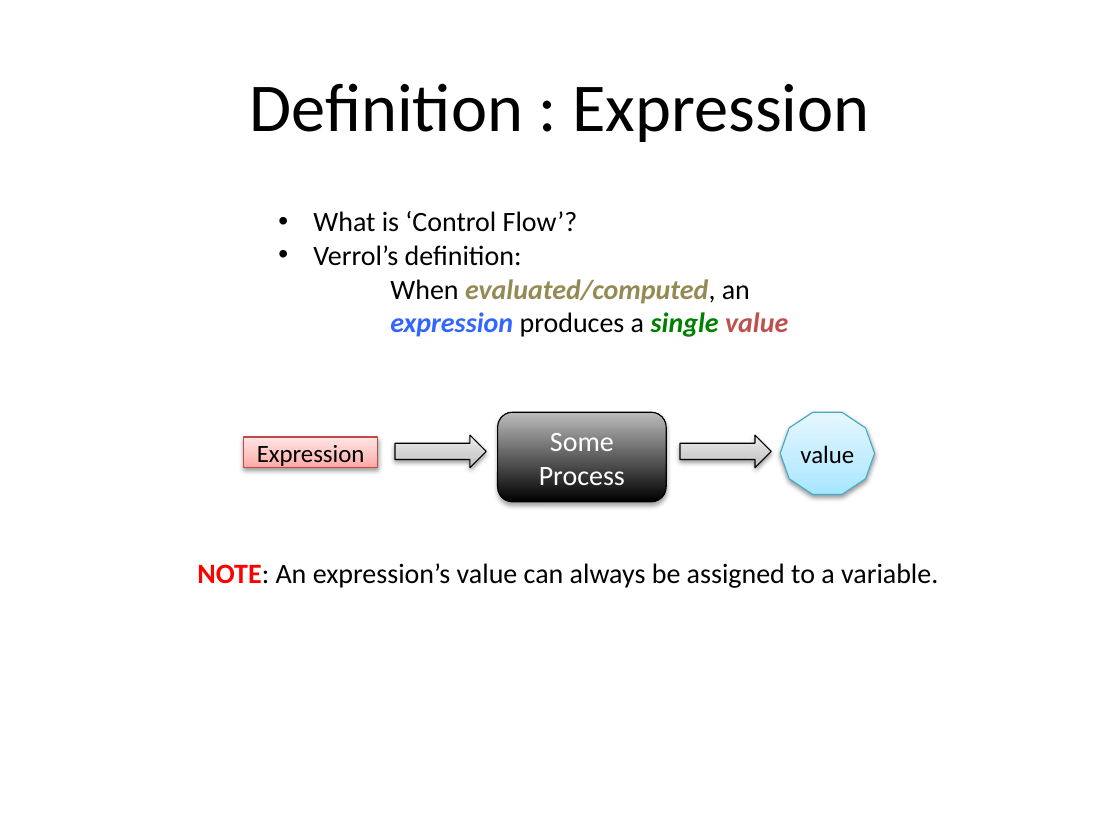
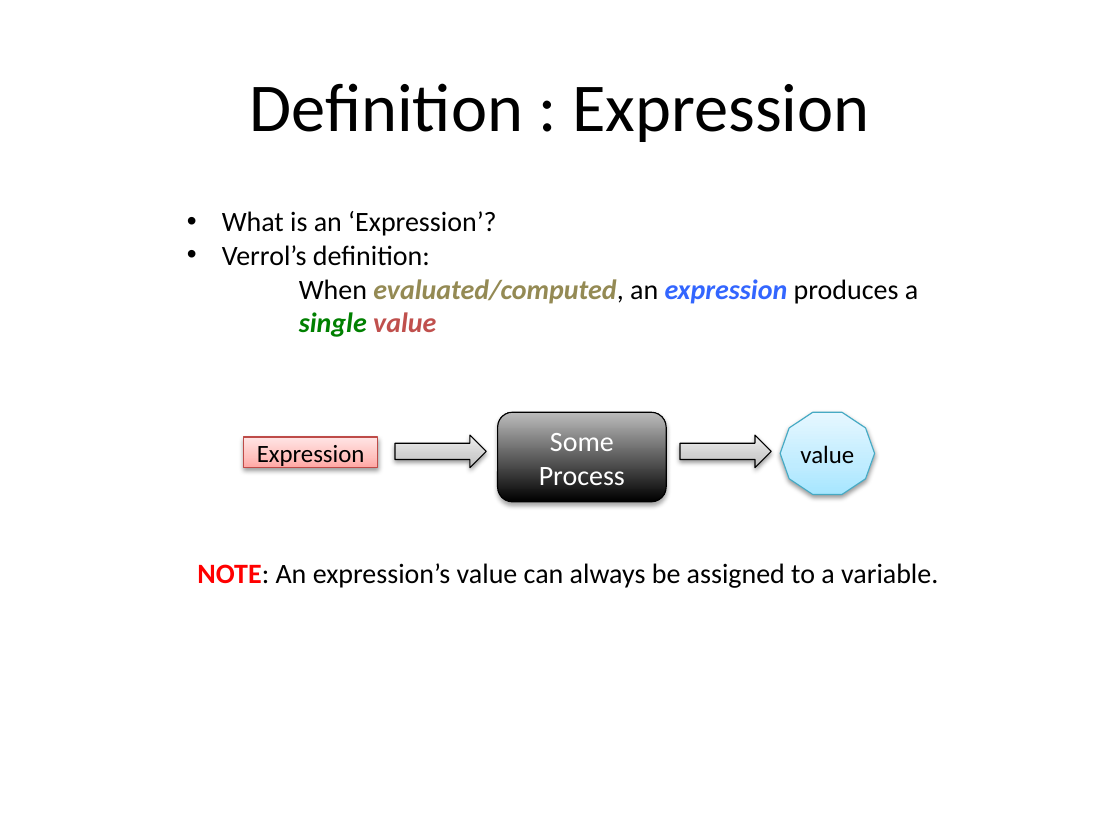
Before and after one commit to xiliax/web-programming-fundamentals, a slide deck: slide 148 of docs/learn-computer-programming.pptx. Drawn at 1120x840 pixels with LibreOffice and Linux fonts; fonts in the diff are those of the drawing. Boxes give left, top, right and bottom in pixels: in the first picture for what was removed or moved away, otherwise in the second. Text is boxed around its words. In the diff, an @@ line names an element or a change of style, - is before the commit and + after.

```diff
--- a/docs/learn-computer-programming.pptx
+++ b/docs/learn-computer-programming.pptx
@@ text "What is an ‘Expression’?": place and size @@
-text "What is an ‘Expression’?" at [313, 211, 788, 337]
+text "What is an ‘Expression’?" at [222, 211, 918, 337]
@@ text at [222, 211, 496, 236]: text changed @@
-• What is ‘Control Flow’?
+• What is an ‘Expression’?
```
Also in this commit, not shown: 6 slides added, 10 other files.
